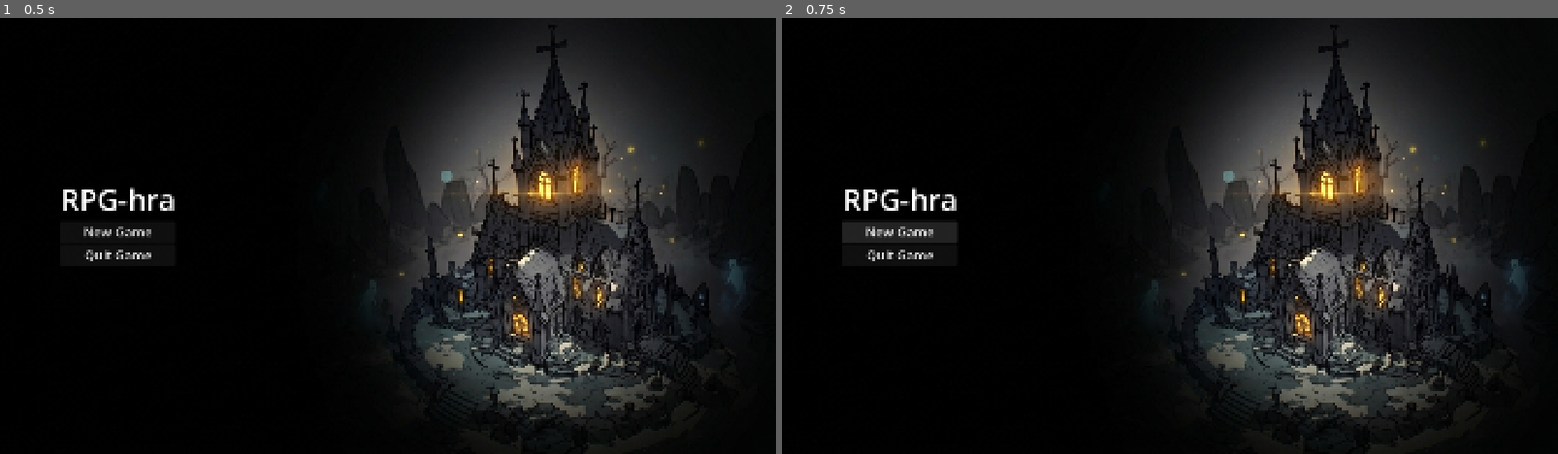
Above: before the commit, frames 1-2 (left to right).
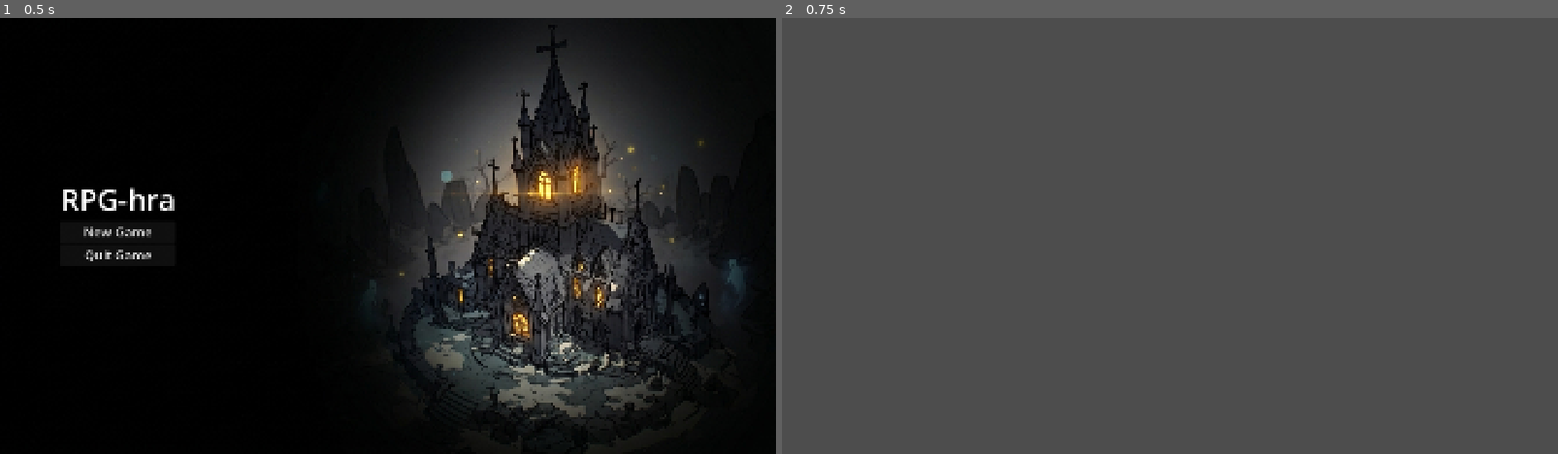
Above: after the commit, the same moments.

Repository: velochamarek/rpg_hackathon
Game: Godot game, scene res://MainMenu.tscn
The game is run twice, just before and just after one commit, with the same random seed, the same clock (stepped at 60 frames per second) and the same inputs. Before the commit the project has no main scene; this scene is started directly in both runs.
Inputs:
- Up to frame 1 (0.5 s): no input
- Up to frame 2 (0.75 s): click "New Game" at 0.5 s

Frame 1 is identical in both runs. In frame 2, 93% of the frame differs, in the area x 0-100%, y 0-100%.

Commit message:
funkcni tlacitka main menu

Diff:
--- a/MainMenu.tscn
+++ b/MainMenu.tscn
@@ -1,5 +1,6 @@
 [gd_scene format=3 uid="uid://5qcdo8y1rmta"]
 
+[ext_resource type="Script" uid="uid://du3gp3yxeal1o" path="res://main_menu.gd" id="1_eiy7p"]
 [ext_resource type="Texture2D" uid="uid://dbcyhjfdg6pcb" path="res://img/main_menu_pozadi_prototyp.jpg" id="1_i26rj"]
 
 [node name="MainMenu" type="Control" unique_id=680591601]
@@ -9,6 +10,7 @@
 anchor_bottom = 1.0
 grow_horizontal = 2
 grow_vertical = 2
+script = ExtResource("1_eiy7p")
 
 [node name="TextureRect" type="TextureRect" parent="." unique_id=1114374618]
 layout_mode = 1
@@ -40,3 +42,6 @@
 layout_mode = 2
 theme_override_font_sizes/font_size = 32
 text = "Quit Game"
+
+[connection signal="pressed" from="VBoxContainer/NewGameButton" to="." method="_on_new_game_button_pressed"]
+[connection signal="pressed" from="VBoxContainer/QuitGameButton" to="." method="_on_quit_game_button_pressed"]
--- /dev/null
+++ b/main_menu.gd
@@ -0,0 +1,7 @@
+extends Control
+
+func _on_new_game_button_pressed() -> void:
+	get_tree().change_scene_to_file("res://node_2d.tscn")
+
+func _on_quit_game_button_pressed() -> void:
+	get_tree().quit()
--- a/project.godot
+++ b/project.godot
@@ -11,6 +11,7 @@
 [application]
 
 config/name="rpg_hackathon"
+run/main_scene="uid://5qcdo8y1rmta"
 config/features=PackedStringArray("4.7", "Forward Plus")
 config/icon="res://icon.svg"
 
Not shown, added: main_menu.gd.uid
